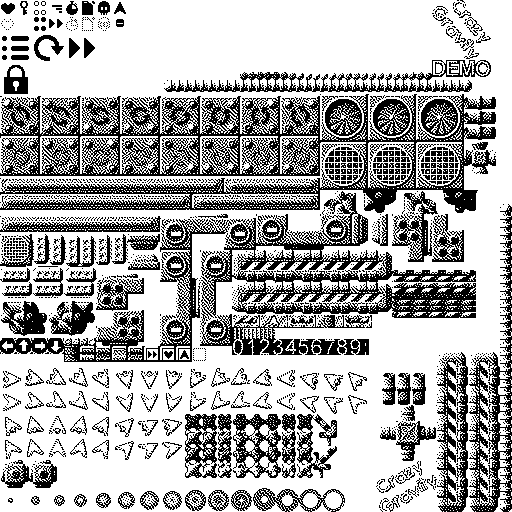
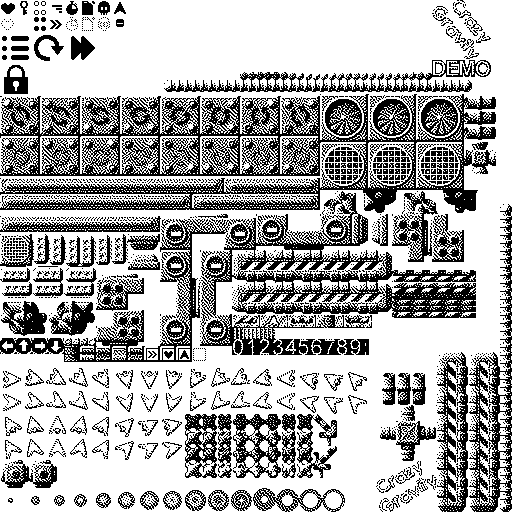
Revision of a layered w=512, h=512 image; what changed, layer by layer:
painted on "lock" over (x1=49, y1=19, x2=155, y2=358)
painted on "Fast Forward 2" over (x1=49, y1=19, x2=155, y2=358)
painted on "Fast Forward" over (x1=49, y1=19, x2=155, y2=358)
moved "skull" above "turbo right" over (x1=69, y1=36, x2=85, y2=60)
added layer "turbo right" in group "HUD" over (x1=49, y1=19, x2=85, y2=60)
added layer "turbo_left" in group "HUD" over (x1=49, y1=19, x2=85, y2=60)
moved "hud_icons" above "tombstone_outline", painted on it over (x1=49, y1=19, x2=85, y2=60)
added layer "Paint Layer 3 (pasted)" (2nd of 3) above "Paint Layer 3 (pasted)" over (x1=148, y1=351, x2=155, y2=358)
added layer "Paint Layer 3 (pasted)" (3rd of 3) above "Background" over (x1=148, y1=351, x2=155, y2=358)
painted on "Background" over (x1=49, y1=19, x2=155, y2=358)
